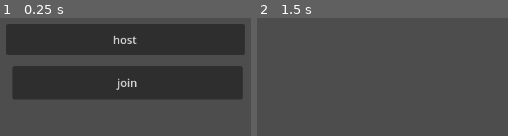
Above: before the commit, frames 1-2 (left to right).
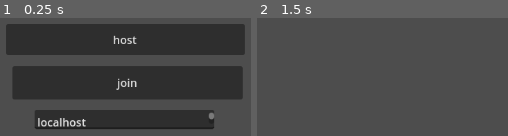
Above: after the commit, the same moments.

Repository: Titruc/IDWN
Game: Godot game, scene res://game/data/scene/game_controler.tscn
Same seed, same stepped clock (60 frames per second), same inputs: the game is played once before the commit and once after it.
Inputs (mouse positions are in pixels of both pictures, inside the frame that each line leads up to):
- Up to frame 1 (0.25 s): no input
- Up to frame 2 (1.5 s): click "join" at 0.5 s; tap Enter at 1.25 s; move the mouse to (outside the picture) at 1.27 s; hold D (right) from 1.28 s (still down); hold Shift (sprint) from 1.28 s (still down)

The runs differ from the first frame. In frame 1, 11% of the frame differs, in the area x 13-86%, y 77-95%; in frame 2, nothing differs.

Commit message:
multi id setter

Diff:
--- a/game/data/scene/game_controler.tscn
+++ b/game/data/scene/game_controler.tscn
@@ -11,16 +11,24 @@
 [node name="natifKeyBind" type="Node" parent="."]
 script = ExtResource("1_d1bn3")
 
-[node name="multiplayerControler" type="Node" parent="." node_paths=PackedStringArray("lobbyScene", "gameControler", "menu")]
+[node name="multiplayerControler" type="Node" parent="." node_paths=PackedStringArray("lobbyScene", "gameControler", "menu", "ipGetter")]
 script = ExtResource("3_pn7fh")
 playerScene = ExtResource("3_m42tk")
 lobbyScene = NodePath("../lobby")
 gameControler = NodePath("..")
 menu = NodePath("../multiplayerMenue")
+ipGetter = NodePath("../multiplayerMenue/ipGetter")
 
 [node name="lobby" parent="." instance=ExtResource("2_6wbr4")]
 
 [node name="multiplayerMenue" parent="." instance=ExtResource("3_1db4s")]
+
+[node name="ipGetter" type="TextEdit" parent="multiplayerMenue"]
+offset_left = 432.0
+offset_top = 160.0
+offset_right = 691.0
+offset_bottom = 188.0
+text = "localhost"
 
 [connection signal="pressed" from="multiplayerMenue/host" to="multiplayerControler" method="_on_host_pressed"]
 [connection signal="pressed" from="multiplayerMenue/join" to="multiplayerControler" method="_on_join_pressed"]
--- a/game/data/script/multiplayer/multiplayerControler.gd
+++ b/game/data/script/multiplayer/multiplayerControler.gd
@@ -5,6 +5,7 @@
 @export var lobbyScene : Node3D
 @export var gameControler : Node
 @export var menu : Node2D
+@export var ipGetter : TextEdit
 
 
 func _on_host_pressed():
@@ -22,6 +23,6 @@
 
 
 func _on_join_pressed():
-	peer.create_client("localhost",1617)
+	peer.create_client(ipGetter.text,1617)
 	multiplayer.multiplayer_peer = peer
 	menu.hide()
